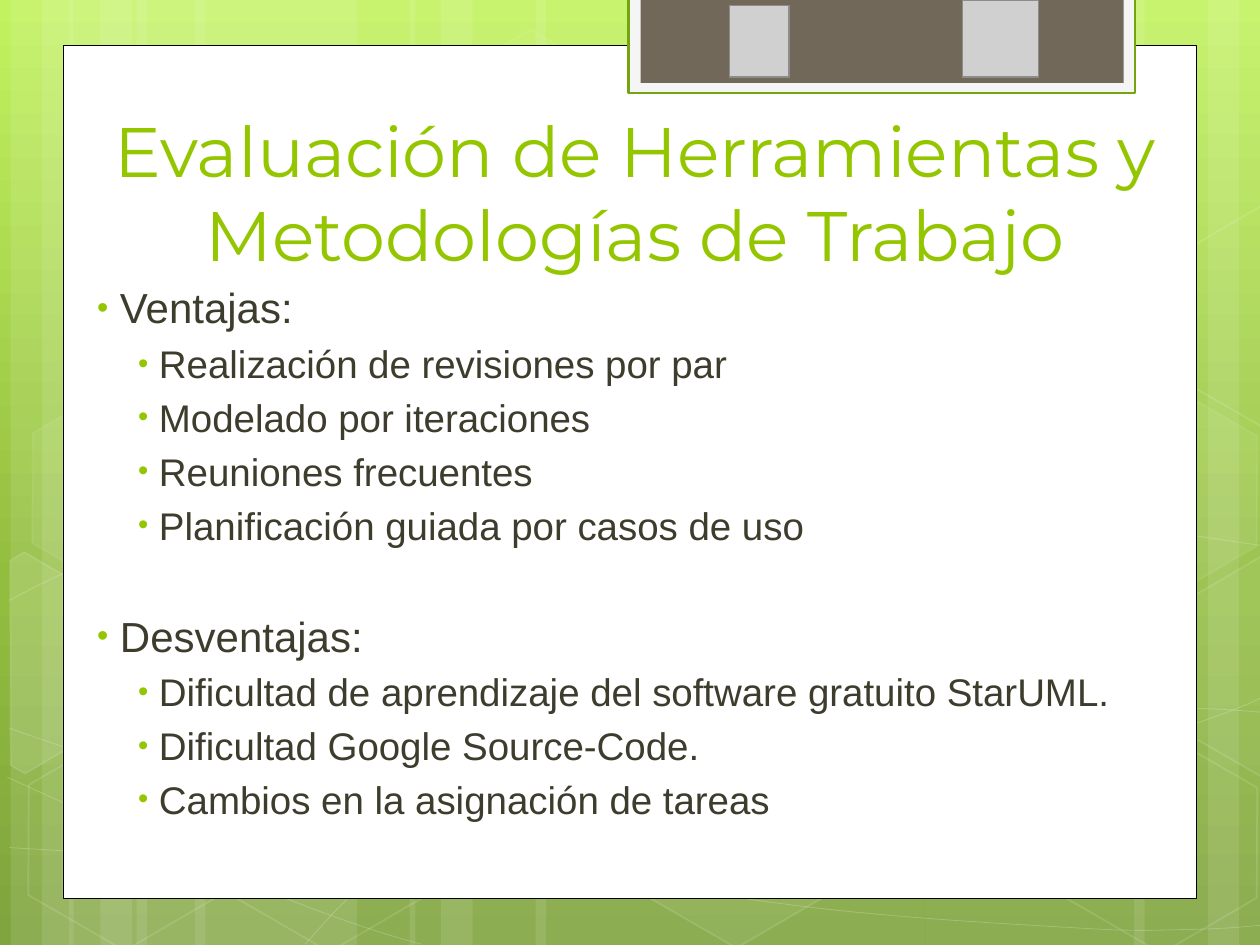
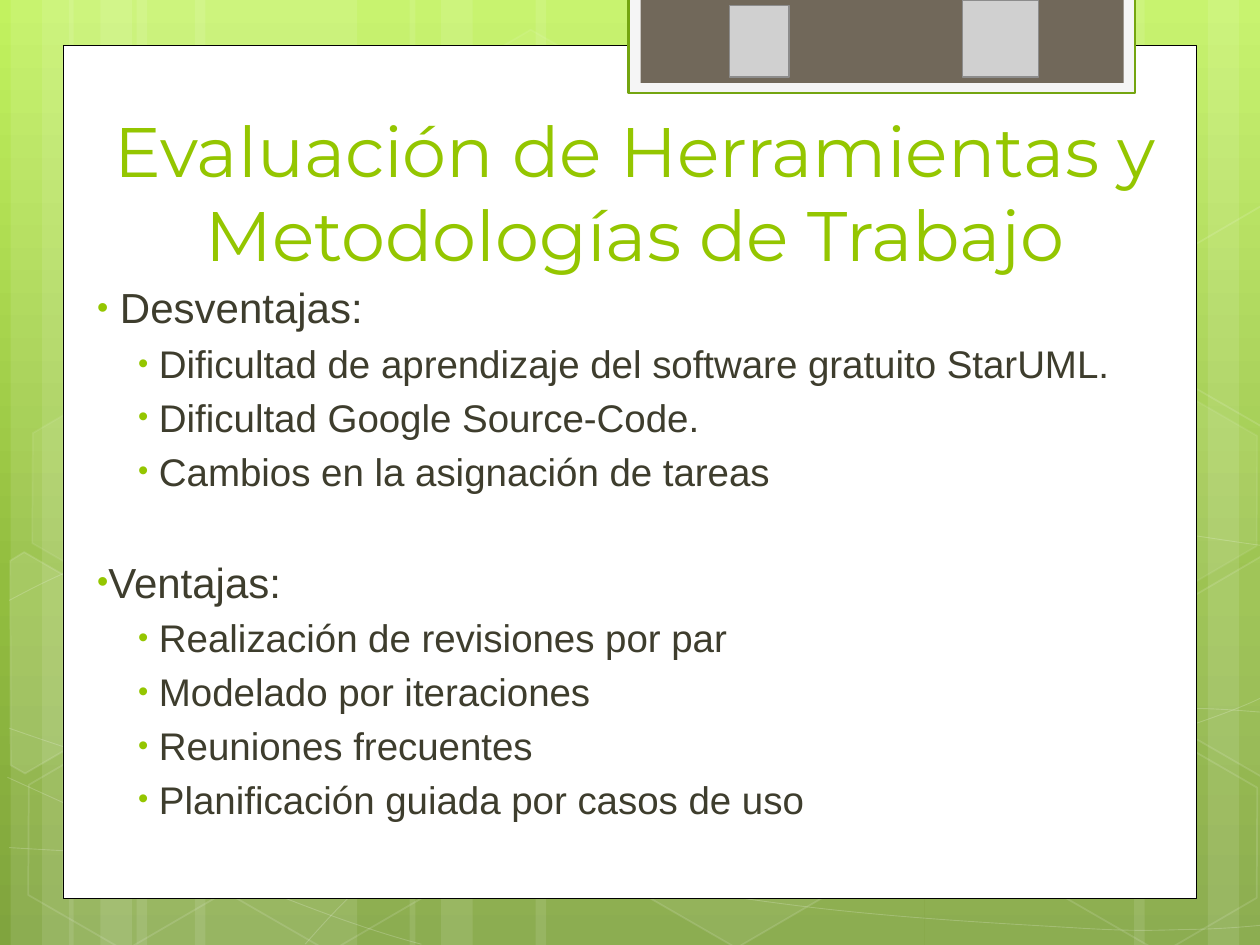
Before and after one commit to ptissera/habilitacion-profesional-2012-4k4, a slide deck: slide 23 of Documentacion/Proyecto/Presentacion Final/Exposicion Final.pptx. Drawn at 1260x945 pixels with LibreOffice and Linux fonts; fonts in the diff are those of the drawing; grey boxes stand for pictures. Boxes give left, top, right and bottom in pixels: in the first picture for what was removed or moved away, otherwise in the second. Text is boxed around its words. In the diff, an @@ line names an element or a change of style, - is before the commit and + after.

```diff
--- a/Documentacion/Proyecto/Presentacion Final/Exposicion Final.pptx
+++ b/Documentacion/Proyecto/Presentacion Final/Exposicion Final.pptx
@@ text at [120, 292, 1109, 493]: paragraphs added @@
+• Desventajas:
+  • Dificultad de aprendizaje del software gratuito StarUML.
+  • Dificultad Google Source-Code.
+  • Cambios en la asignación de tareas
@@ text at [120, 621, 1109, 822]: paragraphs removed @@
-• Desventajas:
-  • Dificultad de aprendizaje del software gratuito StarUML.
-  • Dificultad Google Source-Code.
-  • Cambios en la asignación de tareas
```
Also in this commit, not shown: 3 other slides changed, 1 other file.
